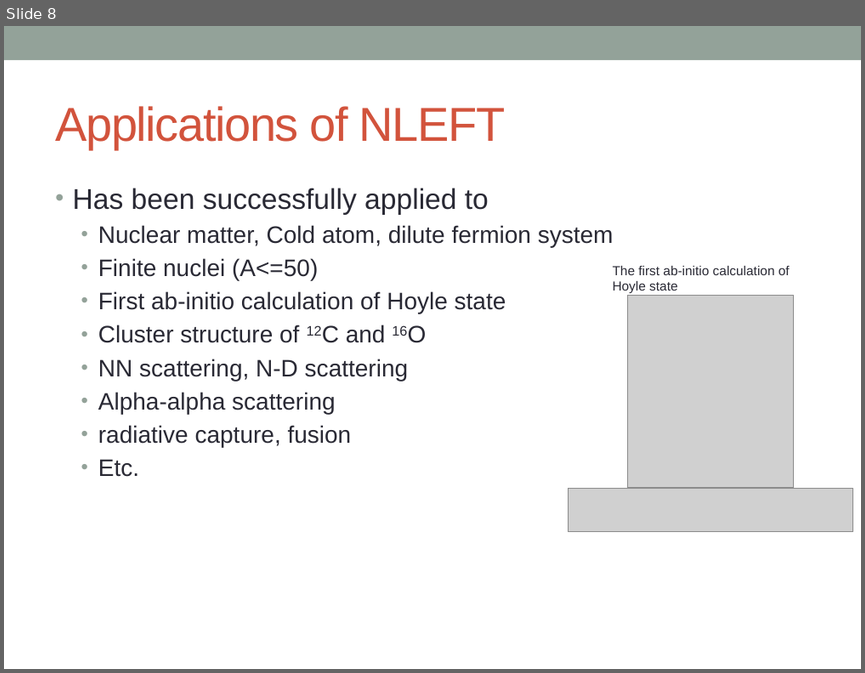
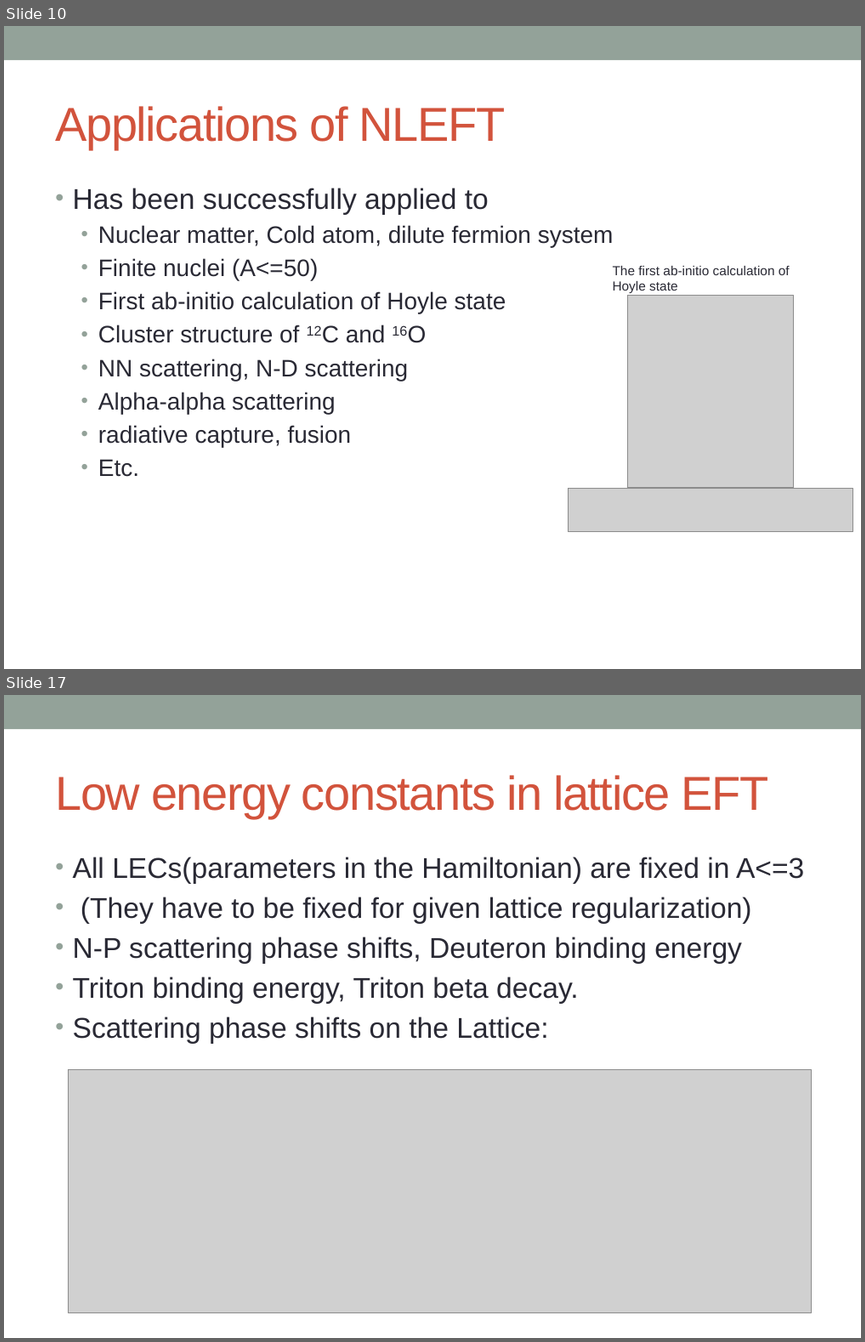
Before and after one commit to alphacentaury-github/NPSS2020, a slide deck: 20200928_송영호_연세대.pptx. Shown one above the other, each under a label of ours: slide 8 before the commit, slides 10 and 17 after it; the slides between them are not shown. The pictures are 865x673 and 865x1342 pixels, drawn with LibreOffice and Linux fonts; fonts in the diff are those of the drawing; grey boxes stand for pictures. Boxes give left, top, right and bottom in pixels: in the first picture for what was removed or moved away, otherwise in the second. Text is boxed around its words. In the diff, an @@ line names an element or a change of style, - is before the commit and + after.

```diff
--- a/20200928_송영호_연세대.pptx
+++ b/20200928_송영호_연세대.pptx
@@ slide 17 added at (4,695,861,1338), background #FFFFFF; not listed: 1 template element that a slide beside it also shows @@
@@ title added at (55,775,769,818), 40 pt, text #D2533C @@
+Low energy constants in lattice EFT
@@ text added at (73,857,804,1043), 24 pt, text #292934 @@
+• All LECs(parameters in the Hamiltonian) are fixed in A<=3
+• (They have to be fixed for given lattice regularization)
+• N-P scattering phase shifts, Deuteron binding energy
+• Triton binding energy, Triton beta decay.
+• Scattering phase shifts on the Lattice:
@@ picture added at (69,1069,812,1312) @@
@@ what was slide 8 is now slide 10 @@
```
Also in this commit, not shown: 6 slides changed, 13 other slides added, 2 slides removed.
